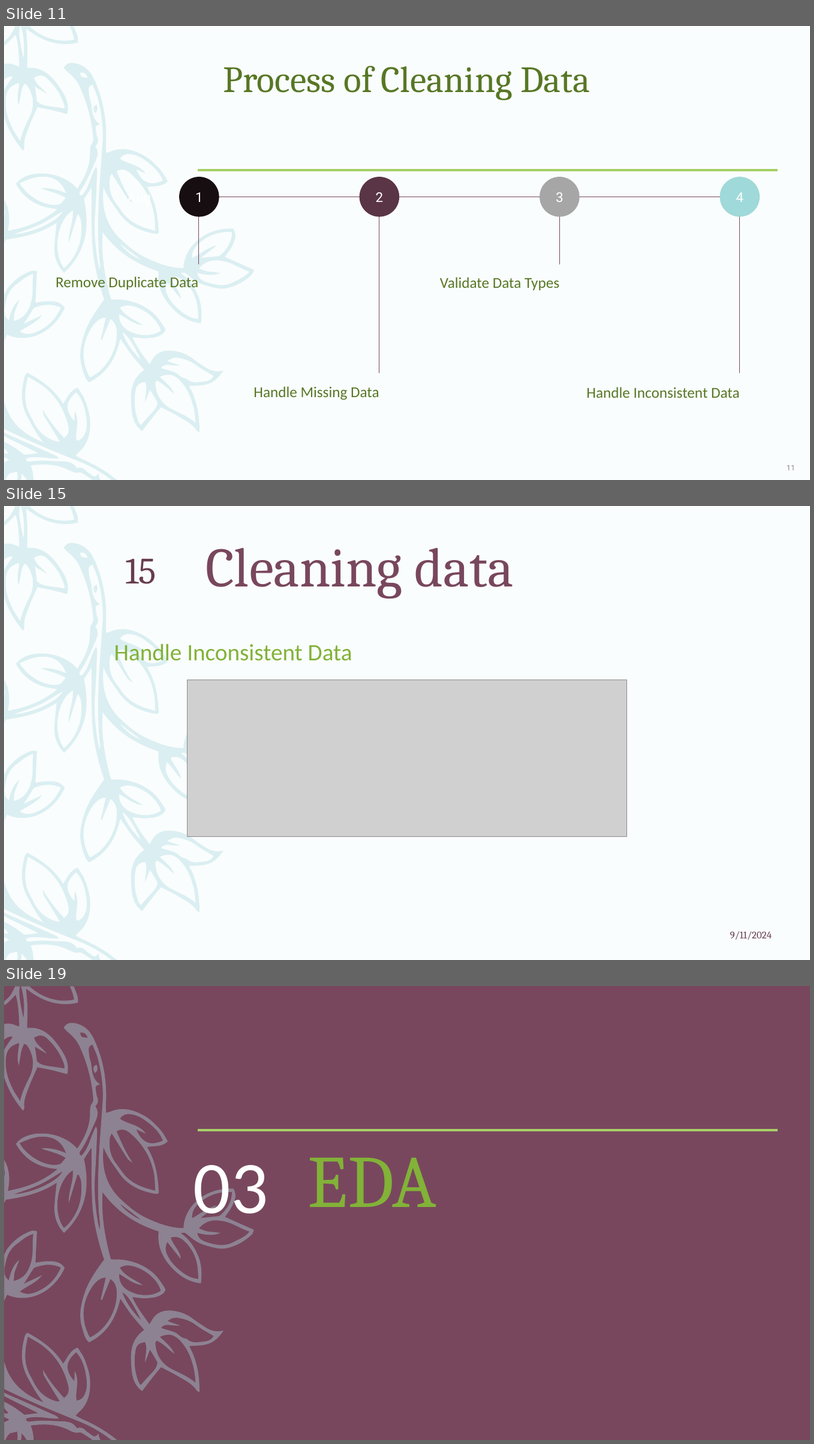
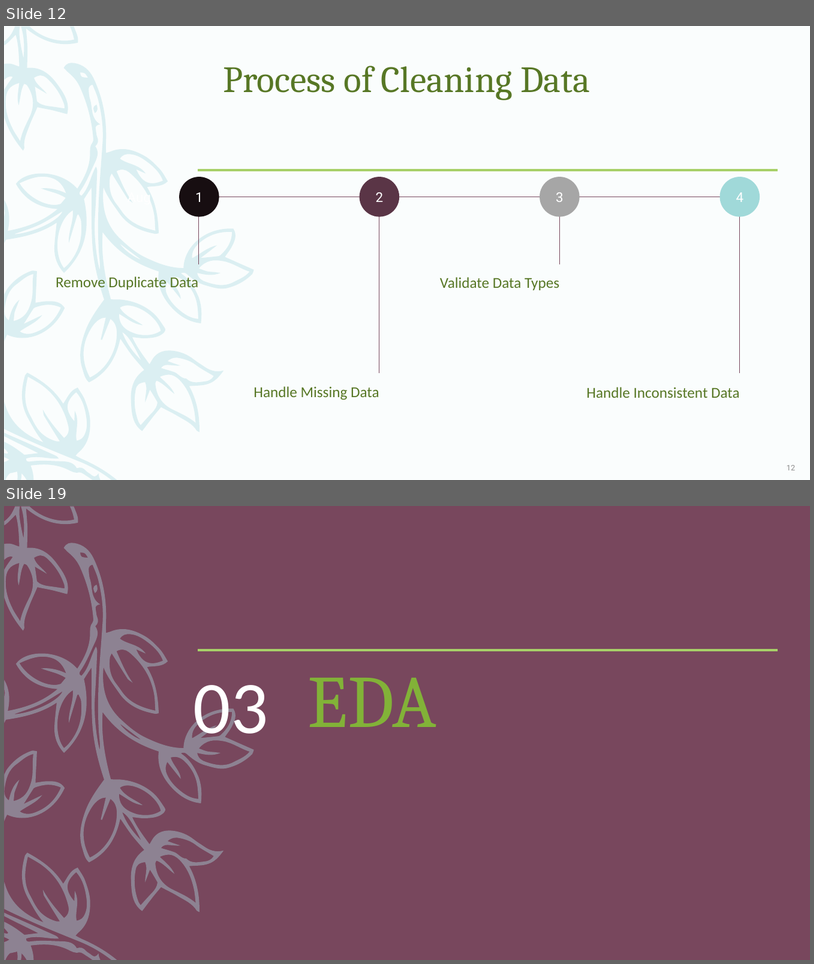
Before and after one commit to ParthiviGaikwad/Anudip, a slide deck: Mentor Mind/Problem Statement.pptx. Shown one above the other, each under a label of ours: slides 11, 15 and 19 before the commit, slides 12 and 19 after it; the slides between them are not shown. The pictures are 814x1444 and 814x964 pixels, drawn with LibreOffice and Linux fonts; fonts in the diff are those of the drawing; grey boxes stand for pictures. Boxes give left, top, right and bottom in pixels: in the first picture for what was removed or moved away, otherwise in the second. Text is boxed around its words. In the diff, an @@ line names an element or a change of style, - is before the commit and + after.

```diff
--- a/Mentor Mind/Problem Statement.pptx
+++ b/Mentor Mind/Problem Statement.pptx
@@ slide 15 removed at bbox=[4, 506, 810, 960], background #FAFDFD; not listed: 1 template element that a slide beside it also shows @@
@@ page number removed at bbox=[126, 558, 157, 584] @@
-15
@@ text removed at bbox=[206, 547, 514, 598] @@
-Cleaning data
@@ text removed at bbox=[114, 643, 353, 661] @@
-Handle Inconsistent Data
@@ picture removed at bbox=[188, 679, 627, 837] @@
@@ text removed at bbox=[731, 931, 772, 939] @@
-9/11/2024
@@ what was slide 11 is now slide 12 @@
@@ page number at bbox=[787, 465, 795, 470]: text changed @@
-11
+12
```
Also in this commit, not shown: 31 slides changed, 55 slides added, 1 other slide removed.
